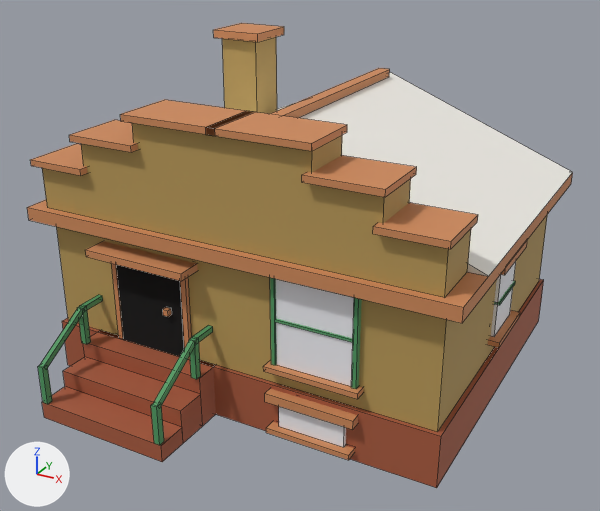
What one commit did to the Blender file assets/managed-models/buildings/house-1x1-1f-dutch-a/house-1x1-1f-dutch-a.blend.
Camera for both pictures: a 50 mm camera at (0.859, -1.563, 1.05) aimed at (0.018, -0.033, 0.285). Arrows for +X, +Y and +Z are at lower left; the lights stay in place. The first picture is the older version. Mesh edges are drawn as thin lines.

Script lines for the objects in view, before the commit:
```python
me_house_1x1_1f_dutch_a = bpy.data.meshes.new('house-1x1-1f-dutch-a')
me_house_1x1_1f_dutch_a.from_pydata(...)  # 496 vertices, 368 faces; spans x -0.5..0.5, y -0.5..0.495, z 0.0..0.73
me_house_1x1_1f_dutch_a.materials.append(mat_m_house_1x1_1f_dutch_a)
ob_house_1x1_1f_dutch_a = bpy.data.objects.new('house-1x1-1f-dutch-a', me_house_1x1_1f_dutch_a)
ob_house_1x1_1f_dutch_a.location = (0.0, 0.0, 0.0)
```
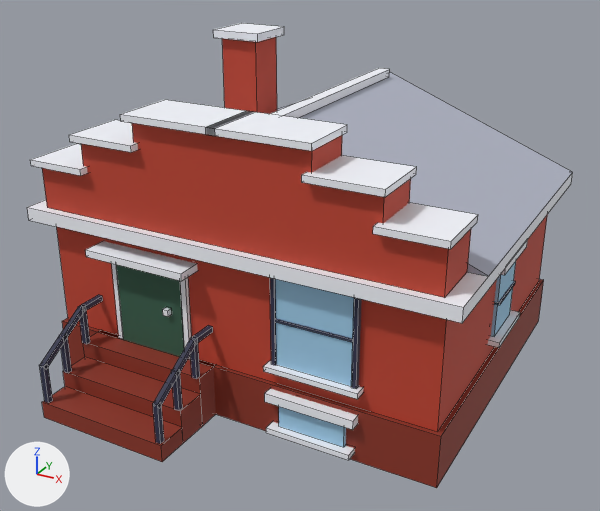
Patch to the scene script:
```diff
--- a/assets/managed-models/buildings/house-1x1-1f-dutch-a/house-1x1-1f-dutch-a.blend.py
+++ b/assets/managed-models/buildings/house-1x1-1f-dutch-a/house-1x1-1f-dutch-a.blend.py
@@ me_house_1x1_1f_dutch_a @@
 # used by ob_house_1x1_1f_dutch_a; location = (0.0, 0.0, 0.0)
-me_house_1x1_1f_dutch_a.from_pydata(...)  # 496 vertices, 368 faces; spans x -0.5..0.5, y -0.5..0.495, z 0.0..0.73
+me_house_1x1_1f_dutch_a.from_pydata(...)  # 512 vertices, 380 faces; spans x -0.5..0.5, y -0.5..0.495, z 0.0..0.73
+# me_house_1x1_1f_dutch_a part 1: the loose piece of 8 vertices spanning x -0.357..-0.343, y -0.367..-0.353, z 0.12..0.21 is moved by (0.0, -0.065, -0.039)
+# me_house_1x1_1f_dutch_a part 2: the loose piece of 8 vertices spanning x -0.057..-0.043, y -0.367..-0.353, z 0.12..0.21 is moved by (-0.3, 0.0, 0.001)
+# me_house_1x1_1f_dutch_a part 3: the loose piece of 8 vertices spanning x -0.057..-0.043, y -0.5..-0.486, z 0.04..0.13 is moved by (0.0, 0.003, 0.001)
+# me_house_1x1_1f_dutch_a part 4: a new loose piece, a box spanning x -0.056..-0.044, y -0.431..-0.419, z 0.08..0.172, in mat_m_house_1x1_1f_dutch_a
+# me_house_1x1_1f_dutch_a part 5: a new loose piece, a box spanning x -0.056..-0.044, y -0.366..-0.354, z 0.12..0.212, in mat_m_house_1x1_1f_dutch_a
+# me_house_1x1_1f_dutch_a part 6
+# 8 faces are deleted
+# 8 new faces join them
+# me_house_1x1_1f_dutch_a part 7: 334 kept faces spanning x -0.5..0.5, y -0.5..0.495, z 0.0..0.73 get new texture (UV) coordinates
+# other edits to the shape of me_house_1x1_1f_dutch_a do not show in these pictures
 me_house_1x1_1f_dutch_a.materials.append(mat_m_house_1x1_1f_dutch_a)
```

Boxes [x1, y1, x2, y2] around the edits, measured in the pictures (600 x 511 px; the box of a moved part takes in the faces that stretch with it):
part 1 of me_house_1x1_1f_dutch_a, moved or reshaped: before [79, 306, 91, 345]; after [59, 335, 72, 373]
part 2 of me_house_1x1_1f_dutch_a, moved or reshaped: before [189, 338, 201, 379]; after [78, 305, 90, 344]
part 3 of me_house_1x1_1f_dutch_a, moved or reshaped: before [151, 404, 164, 445]; after [153, 403, 164, 444]
part 4 of me_house_1x1_1f_dutch_a, added: after [171, 370, 183, 411]
part 5 of me_house_1x1_1f_dutch_a, added: after [190, 336, 200, 379]
part 6 of me_house_1x1_1f_dutch_a, moved or reshaped: before [158, 327, 213, 406]; after [158, 327, 213, 408]
part 7 of me_house_1x1_1f_dutch_a, surface changed: [27, 23, 573, 488] in both
